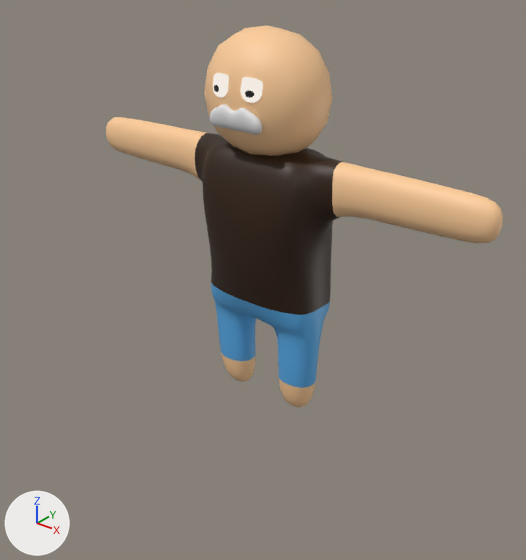
Before and after pictures for a commit that changed the Blender file Assets/Models/Alumno/Modelo_Rig_Completo.blend.
Camera for both pictures: a 50 mm lens placed at (4.48, -5.66, 4.63), pointed at (0.46, -0.64, 1.51). Arrows for +X, +Y and +Z are at lower left; the lights stay in place. The first picture is the older version.

The first picture shows 'Cube', 'Cuerpo', 'Ojos'.
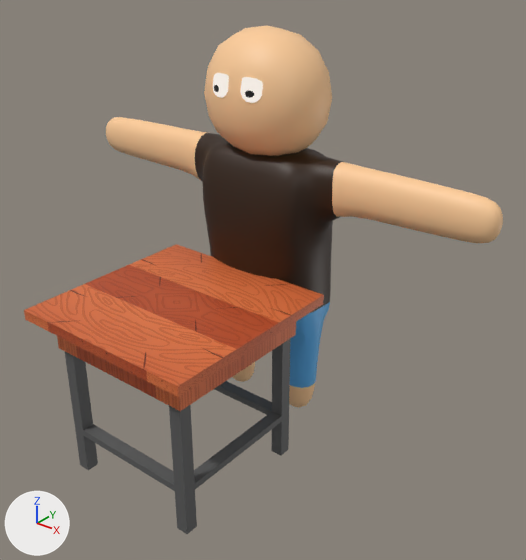
Boxes [x1, y1, x2, y2] around the edits, measured in the pictures (526 x 560 px):
'MesaAlumno', shown (orange)
    after: [24, 244, 324, 534]
'Cube', deleted
    before: [210, 105, 262, 135]
part 1 of me_cube_001, recoloured (orange)
    after: [24, 244, 324, 411]
part 2 of me_cube_001, recoloured
    after: [65, 338, 291, 534]

The change, as a diff of the scene's bpy script:
```diff
--- a/Assets/Models/Alumno/Modelo_Rig_Completo.blend.py
+++ b/Assets/Models/Alumno/Modelo_Rig_Completo.blend.py
@@ img_6662219_jpg @@
+img_6662219_jpg = load_image('6662219.jpg', '6662219.jpg', 3000, 2000, 'sRGB')
@@ mat_material @@
+mat_material = bpy.data.materials.new('Material')
+# uses the picture img_6662219_jpg
@@ mat_patas @@
+mat_patas = principled_material('Patas')
+mat_patas.base_color = (0.103, 0.103, 0.103)  # dark grey #5a5a5a
@@ me_cube_001 @@
 me_cube_001.from_pydata(...)  # 126 vertices, 130 faces; spans x -1.0..1.0, y -1.0..1.0, z -24.2..1.0
 # used by ob_mesaalumno; location = (0.0, -1.37, 1.34); scale = (1.0, 1.0, 0.0735)
+# me_cube_001 part 1: all 28 faces centred in x -1.0..1.0, y -1.0..1.0, z -3.0..1.0 switch from mat_mesacolor (white #e7e7e7) to mat_material
+# me_cube_001 part 2: all 86 faces centred in x -0.8..0.8, y -0.8..0.8, z -24.2..-11.1 switch from mat_mesacolor (white #e7e7e7) to mat_patas (dark grey #5a5a5a)
@@ ob_mesaalumno @@
 ob_mesaalumno.scale = (1.0, 1.0, 0.0735)
-ob_mesaalumno.hide_set(True)
@@ ob_cube @@
-ob_cube = bpy.data.objects.new('Cube', me_cube_002)
-ob_cube.location = (0.0, -0.48, 2.98)
-ob_cube.rotation_euler = (0.168, 0.0, 0.0)  # degrees (9.6, 0, 0)
-ob_cube.scale = (0.326, 0.0573, 0.0866)
-_m = ob_cube.modifiers.new('Mirror', 'MIRROR')
-_m = ob_cube.modifiers.new('Subdivision', 'SUBSURF')
-_m.levels = 3
```
